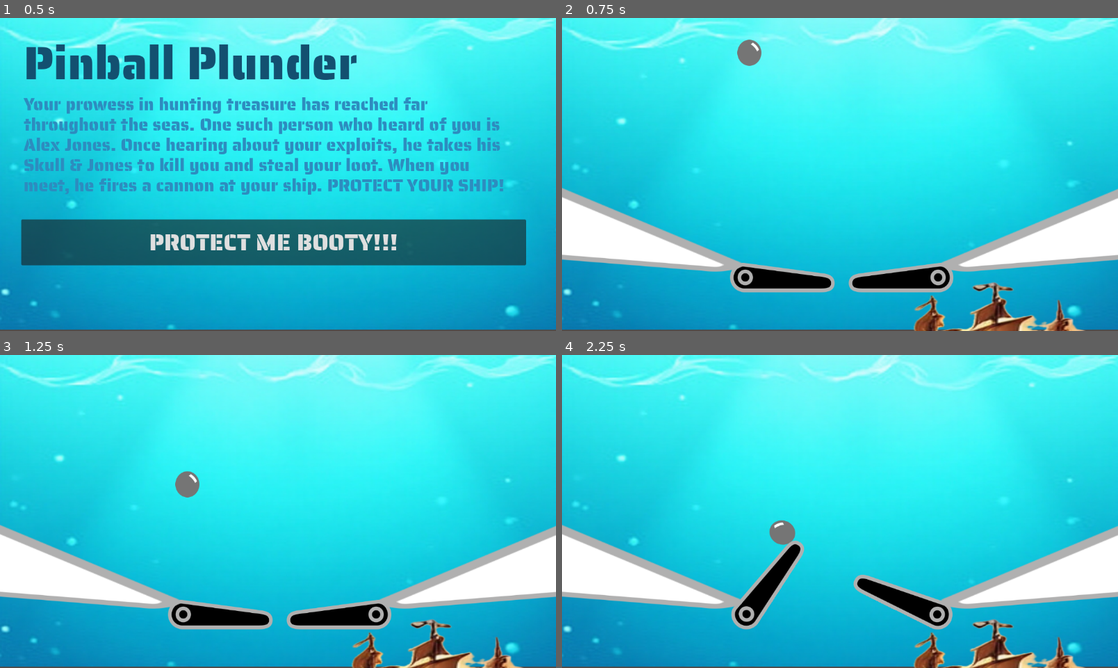
Above: before the commit, frames 1-4 (two rows, left to right).
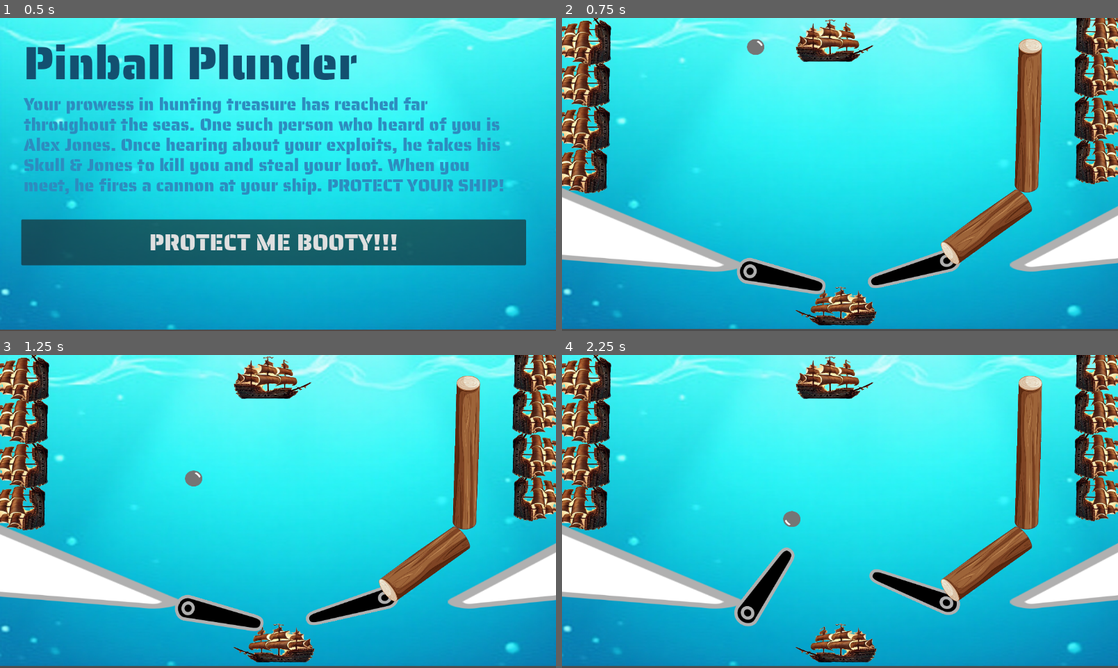
Above: after the commit, the same moments.

Repository: amodhakal/pinball-plunder
Game: Godot game, scene res://scenes/Title.tscn
Same seed, same stepped clock (60 frames per second), same inputs: the game is played once before the commit and once after it.
Inputs:
- Up to frame 1 (0.5 s): no input
- Up to frame 2 (0.75 s): click "PROTECT ME BOOTY!!!" at 0.5 s
- Up to frame 3 (1.25 s): no input
- Up to frame 4 (2.25 s): hold D (flip_right) 1.28-2.03 s; hold A (flip_left) from 2.03 s (still down)

Frame 1 is identical in both runs. In frame 2, 21% of the frame differs, in the area x 0-100%, y 0-100%; in frame 3, 21%; in frame 4, 21%.

Commit message:
Current work

Diff:
--- /dev/null
+++ b/components/log.tscn
@@ -0,0 +1,21 @@
+[gd_scene load_steps=3 format=3 uid="uid://dwh15riy2je65"]
+
+[ext_resource type="Texture2D" uid="uid://dou8vkm6u1mno" path="res://assets/log.png" id="1_s715c"]
+
+[sub_resource type="RectangleShape2D" id="RectangleShape2D_7u1bf"]
+size = Vector2(99, 23)
+
+[node name="Log" type="Node"]
+
+[node name="StaticBody2D" type="StaticBody2D" parent="."]
+position = Vector2(0, -1.52588e-05)
+scale = Vector2(1, 1)
+
+[node name="CollisionShape2D" type="CollisionShape2D" parent="StaticBody2D"]
+position = Vector2(758.5, 212.5)
+shape = SubResource("RectangleShape2D_7u1bf")
+
+[node name="LogSprite" type="Sprite2D" parent="."]
+position = Vector2(758, 212)
+scale = Vector2(0.112723, 0.0971225)
+texture = ExtResource("1_s715c")
--- a/scenes/Game.tscn
+++ b/scenes/Game.tscn
@@ -8,10 +8,11 @@
 [ext_resource type="Script" path="res://scripts/right_flipper.gd" id="5_ds74c"]
 [ext_resource type="Texture2D" uid="uid://dchbodow31k6x" path="res://assets/ship.png" id="6_11a6p"]
 [ext_resource type="Script" path="res://scripts/left_flipper.gd" id="8_ifxht"]
+[ext_resource type="Texture2D" uid="uid://dou8vkm6u1mno" path="res://assets/log.png" id="9_5ktfj"]
 
 [sub_resource type="SegmentShape2D" id="SegmentShape2D_tpyx0"]
-a = Vector2(-347, 220)
-b = Vector2(23, 63)
+a = Vector2(-204, 224)
+b = Vector2(29, 101)
 
 [sub_resource type="GDScript" id="GDScript_qwqy3"]
 script/source = "extends RigidBody2D
@@ -45,29 +46,36 @@
 "
 
 [sub_resource type="CircleShape2D" id="CircleShape2D_gfh5p"]
-radius = 27.7322
+radius = 18.0
 
 [sub_resource type="RectangleShape2D" id="RectangleShape2D_alcxu"]
-size = Vector2(230, 66.6403)
+size = Vector2(237.409, 40.0772)
 
 [sub_resource type="SegmentShape2D" id="SegmentShape2D_vyjhx"]
 a = Vector2(-19, 56)
 b = Vector2(356, 218)
 
-[sub_resource type="RectangleShape2D" id="RectangleShape2D_1xax1"]
-size = Vector2(61, 392)
-
-[sub_resource type="RectangleShape2D" id="RectangleShape2D_oql34"]
-size = Vector2(1272.5, 62)
-
-[sub_resource type="RectangleShape2D" id="RectangleShape2D_sr7ca"]
-size = Vector2(95.5, 353)
+[sub_resource type="RectangleShape2D" id="RectangleShape2D_52cix"]
+size = Vector2(2043.55, 517.199)
+
+[sub_resource type="RectangleShape2D" id="RectangleShape2D_ugiov"]
+size = Vector2(417.048, 522.853)
+
+[sub_resource type="SegmentShape2D" id="SegmentShape2D_apihw"]
+a = Vector2(-872.672, -1268.32)
+b = Vector2(-925.318, 2447.82)
+
+[sub_resource type="RectangleShape2D" id="RectangleShape2D_ed4dk"]
+size = Vector2(716.135, 275.098)
+
+[sub_resource type="RectangleShape2D" id="RectangleShape2D_dy1kw"]
+size = Vector2(886.277, 279.593)
 
 [node name="Game" type="Node2D"]
 script = ExtResource("1_hd6hx")
 
 [node name="Background" type="Sprite2D" parent="."]
-position = Vector2(577, 317.5)
+position = Vector2(577, 317)
 scale = Vector2(1.08519, 0.909722)
 texture = ExtResource("1_s0mc2")
 
@@ -75,8 +83,8 @@
 position = Vector2(6, -41)
 
 [node name="RightTriangle" type="Sprite2D" parent="RightWall"]
-position = Vector2(1123, 440)
-scale = Vector2(3.507, 0.835)
+position = Vector2(1195.22, 440)
+scale = Vector2(2.7738, 0.835)
 texture = ExtResource("3_246a4")
 
 [node name="CollisionShape2D2" type="CollisionShape2D" parent="RightWall"]
@@ -87,63 +95,71 @@
 script = SubResource("GDScript_qwqy3")
 
 [node name="CollisionShape2D" type="CollisionShape2D" parent="BallPhysics"]
-position = Vector2(383, 43)
+position = Vector2(397, 32)
 shape = SubResource("CircleShape2D_gfh5p")
 
 [node name="Ball" type="Sprite2D" parent="BallPhysics"]
-position = Vector2(383, 44)
-scale = Vector2(0.654748, 0.708719)
+position = Vector2(396, 32)
+scale = Vector2(0.473684, 0.433307)
 texture = ExtResource("5_4nvdx")
 
+[node name="Ship" type="Sprite2D" parent="."]
+position = Vector2(571, 601)
+scale = Vector2(0.332968, 0.160844)
+texture = ExtResource("6_11a6p")
+
+[node name="LeftFlipper" type="RigidBody2D" parent="."]
+position = Vector2(360, 511)
+mass = 1000.0
+gravity_scale = 0.0
+continuous_cd = 2
+angular_damp_mode = 1
+angular_damp = 5.0
+script = ExtResource("8_ifxht")
+
+[node name="LeftFlipSprite" type="Sprite2D" parent="LeftFlipper"]
+position = Vector2(93, 32)
+rotation = -2.8532
+scale = Vector2(0.568267, 0.603514)
+texture = ExtResource("2_vbjh6")
+
+[node name="CollisionShape2D" type="CollisionShape2D" parent="LeftFlipper"]
+position = Vector2(85, 36)
+rotation = 3.36637
+scale = Vector2(0.727046, 1.13661)
+shape = SubResource("RectangleShape2D_alcxu")
+
+[node name="LeftJoint" type="PinJoint2D" parent="LeftFlipper"]
+position = Vector2(34, 23)
+node_a = NodePath("../../LeftWall")
+node_b = NodePath("..")
+
 [node name="RightFlipper" type="RigidBody2D" parent="."]
-position = Vector2(6, -41)
+position = Vector2(635, 482)
+scale = Vector2(0.901622, 1.10126)
+mass = 1000.0
 gravity_scale = 0.0
 continuous_cd = 2
 angular_damp_mode = 1
 angular_damp = 5.0
 script = ExtResource("5_ds74c")
 
+[node name="RightFlipSprite" type="Sprite2D" parent="RightFlipper"]
+position = Vector2(94, 36)
+rotation = -3.36343
+scale = Vector2(-0.604927, -0.530951)
+texture = ExtResource("2_vbjh6")
+
 [node name="CollisionShape2D" type="CollisionShape2D" parent="RightFlipper"]
-position = Vector2(702, 595)
-rotation = -0.129154
+position = Vector2(84.2972, 39.0736)
+rotation = -3.4406
+scale = Vector2(0.727046, 0.75775)
 shape = SubResource("RectangleShape2D_alcxu")
 
-[node name="RightFlipSprite" type="Sprite2D" parent="RightFlipper"]
-position = Vector2(696.554, 578.258)
-scale = Vector2(0.660877, 0.674113)
-texture = ExtResource("2_vbjh6")
-
 [node name="RightJoint" type="PinJoint2D" parent="RightFlipper"]
-position = Vector2(772, 576)
-node_a = NodePath("../../RightWall")
-node_b = NodePath("..")
-
-[node name="Ship" type="Sprite2D" parent="."]
-position = Vector2(870, 756)
-scale = Vector2(1.23323, 0.746025)
-texture = ExtResource("6_11a6p")
-
-[node name="LeftFlipper" type="RigidBody2D" parent="."]
-position = Vector2(6, -41)
-gravity_scale = 0.0
-continuous_cd = 2
-angular_damp_mode = 1
-angular_damp = 5.0
-script = ExtResource("8_ifxht")
-
-[node name="LeftFlipSprite" type="Sprite2D" parent="LeftFlipper"]
-position = Vector2(450.462, 578.258)
-rotation = -3.14159
-scale = Vector2(0.660576, -0.674566)
-texture = ExtResource("2_vbjh6")
-
-[node name="CollisionShape2D" type="CollisionShape2D" parent="LeftFlipper"]
-position = Vector2(445, 596)
-rotation = 0.12967
-shape = SubResource("RectangleShape2D_alcxu")
-
-[node name="LeftJoint" type="PinJoint2D" parent="LeftFlipper"]
-position = Vector2(374, 577)
+position = Vector2(162, 23)
+rotation = 3.06243
+scale = Vector2(3.57823, -1.3984)
 node_a = NodePath("../../LeftWall")
 node_b = NodePath("..")
 
@@ -160,22 +176,118 @@
 position = Vector2(10, 332)
 shape = SubResource("SegmentShape2D_vyjhx")
 
-[node name="GameWall" type="Node" parent="."]
-
-[node name="StaticLeft" type="StaticBody2D" parent="GameWall"]
-
-[node name="Left" type="CollisionShape2D" parent="GameWall/StaticLeft"]
-position = Vector2(-32, 190)
-shape = SubResource("RectangleShape2D_1xax1")
-
-[node name="StaticTop" type="StaticBody2D" parent="GameWall"]
-
-[node name="Top" type="CollisionShape2D" parent="GameWall/StaticTop"]
-position = Vector2(594, -29)
-shape = SubResource("RectangleShape2D_oql34")
-
-[node name="StaticRight" type="StaticBody2D" parent="GameWall"]
-
-[node name="Right" type="CollisionShape2D" parent="GameWall/StaticRight"]
-position = Vector2(1202.25, 167)
-shape = SubResource("RectangleShape2D_sr7ca")
+[node name="EnemyShip" type="Sprite2D" parent="."]
+position = Vector2(562, 52)
+scale = Vector2(-0.320448, 0.176649)
+texture = ExtResource("6_11a6p")
+
+[node name="RightShips" type="StaticBody2D" parent="."]
+position = Vector2(1112, 202)
+rotation = 1.58606
+scale = Vector2(0.223434, 0.225851)
+
+[node name="CollisionShape2D" type="CollisionShape2D" parent="RightShips"]
+position = Vector2(0.726807, 9.2583)
+scale = Vector2(1, 1)
+shape = SubResource("RectangleShape2D_52cix")
+
+[node name="Ship2" type="Sprite2D" parent="RightShips"]
+position = Vector2(394.249, -16.5444)
+scale = Vector2(1, 1)
+texture = ExtResource("6_11a6p")
+
+[node name="Ship3" type="Sprite2D" parent="RightShips"]
+position = Vector2(6.10352e-05, -0.000610352)
+scale = Vector2(1, 1)
+texture = ExtResource("6_11a6p")
+
+[node name="Ship4" type="Sprite2D" parent="RightShips"]
+position = Vector2(-407.232, 6.15052)
+scale = Vector2(1, 1)
+texture = ExtResource("6_11a6p")
+
+[node name="Ship5" type="Sprite2D" parent="RightShips"]
+position = Vector2(-796.768, -1.25031)
+scale = Vector2(1, 1)
+texture = ExtResource("6_11a6p")
+
+[node name="Ship6" type="Sprite2D" parent="RightShips"]
+position = Vector2(-796.768, -1.25031)
+scale = Vector2(1, 1)
+texture = ExtResource("6_11a6p")
+
+[node name="LeftShips" type="StaticBody2D" parent="."]
+position = Vector2(42, 221)
+rotation = 1.58606
+scale = Vector2(0.223434, -0.260198)
+
+[node name="CollisionShape2D" type="CollisionShape2D" parent="LeftShips"]
+position = Vector2(0.726807, 9.2583)
+scale = Vector2(1, 1)
+shape = SubResource("RectangleShape2D_52cix")
+
+[node name="Ship2" type="Sprite2D" parent="LeftShips"]
+position = Vector2(394.249, -16.5444)
+scale = Vector2(1, 1)
+texture = ExtResource("6_11a6p")
+
+[node name="Ship3" type="Sprite2D" parent="LeftShips"]
+position = Vector2(6.10352e-05, -0.000610352)
+scale = Vector2(1, 1)
+texture = ExtResource("6_11a6p")
+
+[node name="Ship4" type="Sprite2D" parent="LeftShips"]
+position = Vector2(-407.232, -5.3391)
+scale = Vector2(1, 1)
+texture = ExtResource("6_11a6p")
+
+[node name="Ship5" type="Sprite2D" parent="LeftShips"]
+position = Vector2(-796.768, -1.25031)
+scale = Vector2(1, 1)
+texture = ExtResource("6_11a6p")
+
+[node name="Ship6" type="Sprite2D" parent="LeftShips"]
+position = Vector2(-796.768, -1.25031)
+scale = Vector2(1, 1)
+texture = ExtResource("6_11a6p")
+
+[node name="TopWall" type="StaticBody2D" parent="."]
+position = Vector2(42, 221)
+rotation = 1.58606
+scale = Vector2(0.223434, -0.260198)
+
+[node name="CollisionShape2D2" type="CollisionShape2D" parent="TopWall"]
+position = Vector2(-813.925, 1957.53)
+scale = Vector2(1, 1)
+shape = SubResource("RectangleShape2D_ugiov")
+
+[node name="CollisionShape2D" type="CollisionShape2D" parent="TopWall"]
+position = Vector2(-147.474, 1497.1)
+shape = SubResource("SegmentShape2D_apihw")
+
+[node name="LogSprite2" type="Sprite2D" parent="."]
+position = Vector2(879.004, 432.087)
+rotation = -0.622178
+scale = Vector2(0.229846, 0.207973)
+skew = -0.0230949
+texture = ExtResource("9_5ktfj")
+
+[node name="StaticBody2D" type="StaticBody2D" parent="LogSprite2"]
+
+[node name="CollisionShape2D" type="CollisionShape2D" parent="LogSprite2/StaticBody2D"]
+position = Vector2(36.8057, -5.77287)
+scale = Vector2(1, 1)
+shape = SubResource("RectangleShape2D_ed4dk")
+
+[node name="LogSprite" type="Sprite2D" parent="."]
+position = Vector2(967, 202)
+rotation = 1.59868
+scale = Vector2(0.355874, 0.178935)
+texture = ExtResource("9_5ktfj")
+
+[node name="StaticBody2D" type="StaticBody2D" parent="LogSprite"]
+
+[node name="CollisionShape2D" type="CollisionShape2D" parent="LogSprite/StaticBody2D"]
+position = Vector2(-4.63831, 2.4502)
+scale = Vector2(1, 1)
+shape = SubResource("RectangleShape2D_dy1kw")
--- a/scripts/right_flipper.gd
+++ b/scripts/right_flipper.gd
@@ -1,8 +1,8 @@
 extends RigidBody2D
 
-@export var direction: int = 1  # 1 for right flipper, -1 for left flipper
-@export var flip_speed: float = 10.0
-@export var return_speed: float = 5.0
+@export var direction: int = -1  # 1 for right flipper, -1 for left flipper
+@export var flip_speed: float = -10.0
+@export var return_speed: float = -5.0
 @export var resting_rotation: float = 0.0  # Default rotation position (resting position)
 
 var flipping: bool = false
@@ -16,8 +16,10 @@
 func _physics_process(delta):
 	# Check if the flipper has reached the resting position
 	if !flipping and abs(rotation - resting_rotation) < 0.1:  # Rotation is close to resting position
+		print("YO")
 		angular_velocity = 0  # Stop applying angular velocity once resting position is reached
 	elif flipping and rotation - resting_rotation > 1.0:
+		print("YI")
 		angular_velocity = 0
 	else:
 		if flipping:
Binary file added: assets/log.png
Not shown, changed: assets/log.png.import
Binary file removed: assets/wall.png
Not shown: 1 places in scenes/Game.tscn that only renumber resources
